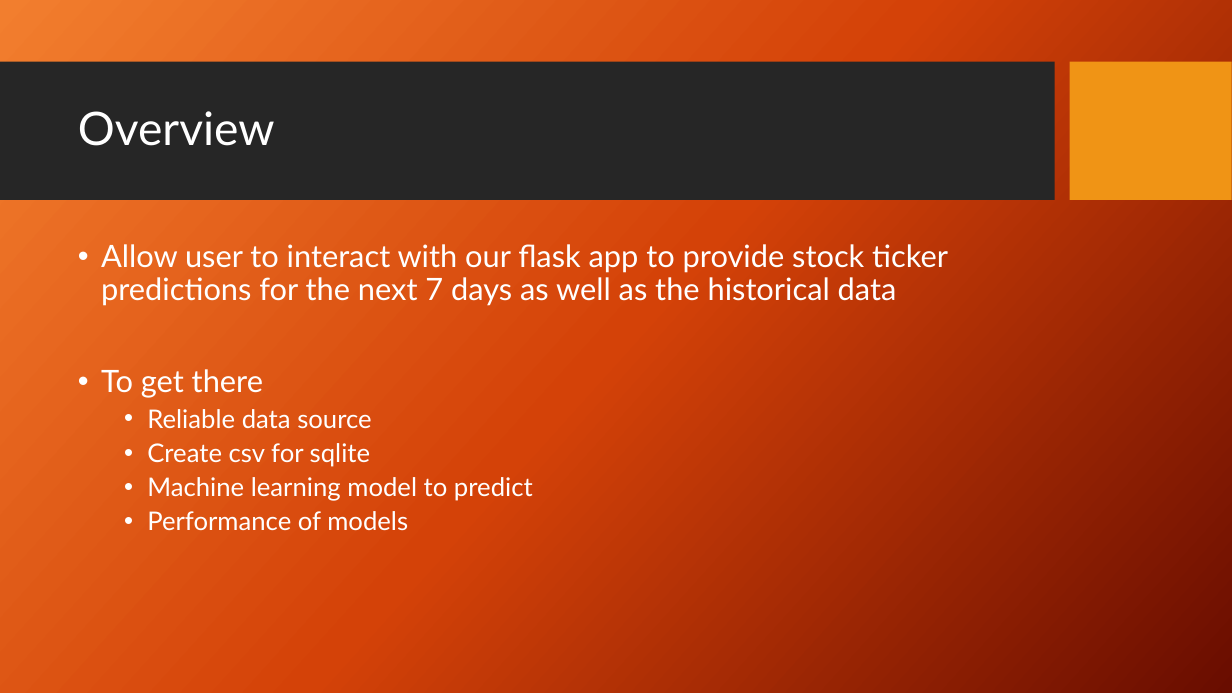
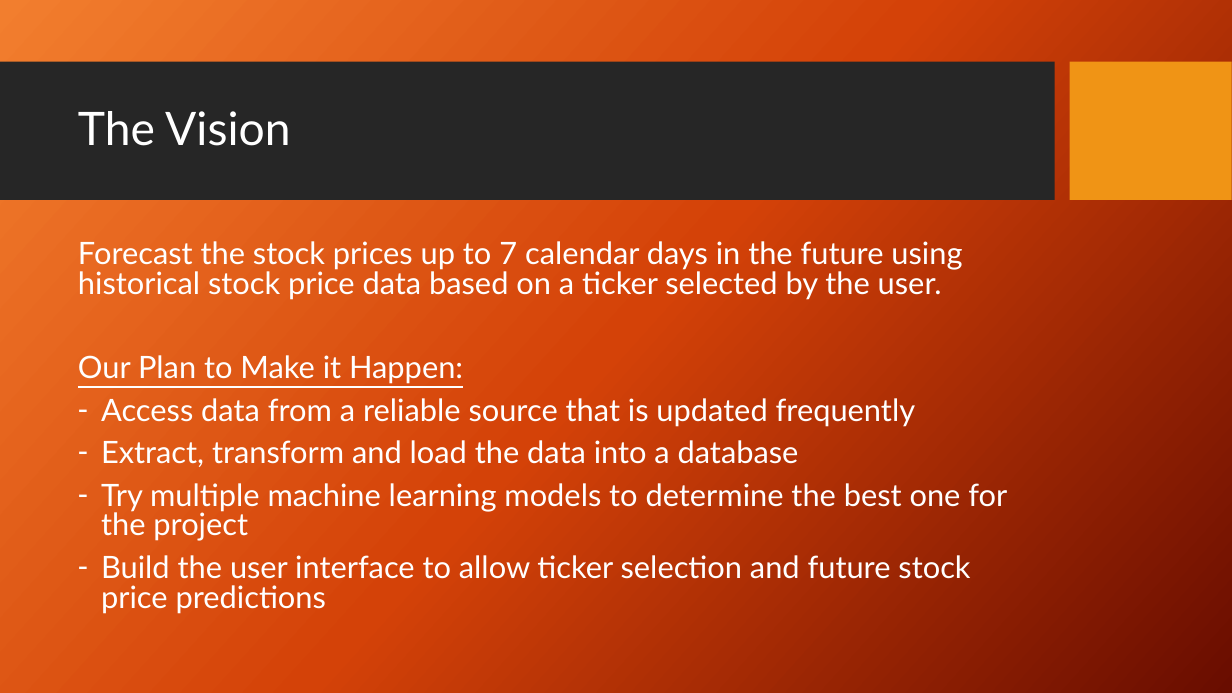
Before and after one commit to helleborus22/Machine-Learning-Project4, a slide deck: slide 3 of Project 4 Group 6 112922.pptx. Drawn at 1232x693 pixels with LibreOffice and Linux fonts; fonts in the diff are those of the drawing; background and template pictures are left out. Boxes give left, top, right and bottom in pixels: in the first picture for what was removed or moved away, otherwise in the second. Text is boxed around its words. In the diff, an @@ line names an element or a change of style, - is before the commit and + after.

Commit message:
Update Project 4 Group 6 112922.pptx
Updated slides and pngs

```diff
--- a/Project 4 Group 6 112922.pptx
+++ b/Project 4 Group 6 112922.pptx
@@ title at box(78, 111, 290, 146): text changed @@
-Overview
+The Vision
@@ text at box(78, 241, 1007, 614): text changed; size 24 to 24.1 pt @@
-• Allow user to interact with our flask app to provide stock ticker predictions for the next 7 days as well as the historical data
-• To get there
-  • Reliable data source
-  • Create csv for sqlite
-  • Machine learning model to predict
-  • Performance of models
+Forecast the stock prices up to 7 calendar days in the future using historical stock price data based on a ticker selected by the user.
+Our Plan to Make it Happen:
+– Access data from a reliable source that is updated frequently
+– Extract, transform and load the data into a database
+– Try multiple machine learning models to determine the best one for the project
+– Build the user interface to allow ticker selection and future stock price predictions
```
Also in this commit, not shown: 7 other slides changed, 1 slide added, 2 slides removed.
